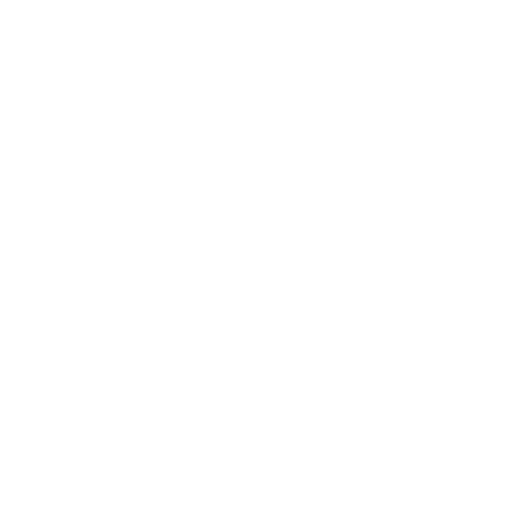
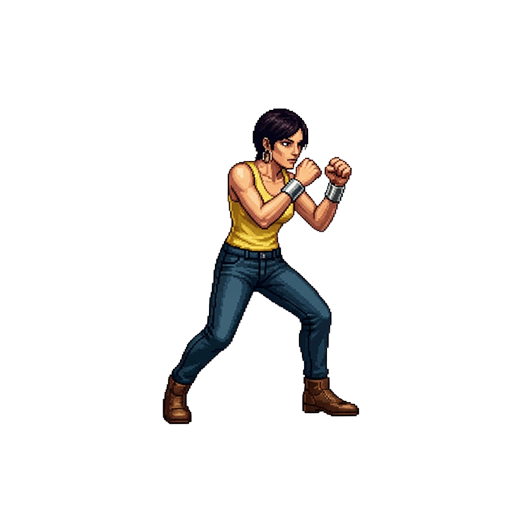
Comparing the layer stacks of the two 512x512 images. Changes:
added group "MANU" with 1 layers above "MARSAN" over [left=162, top=108, right=360, bottom=425]
added layer "Firefly (19)" in group "MANU" over [left=162, top=108, right=360, bottom=425]
